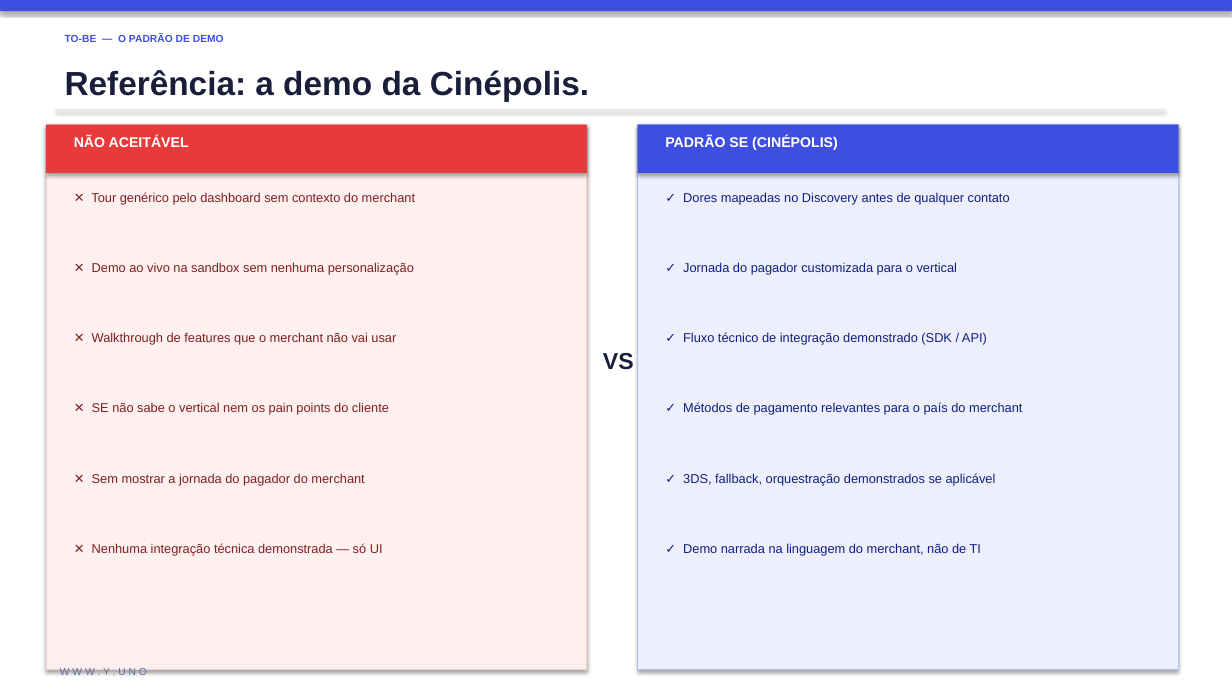
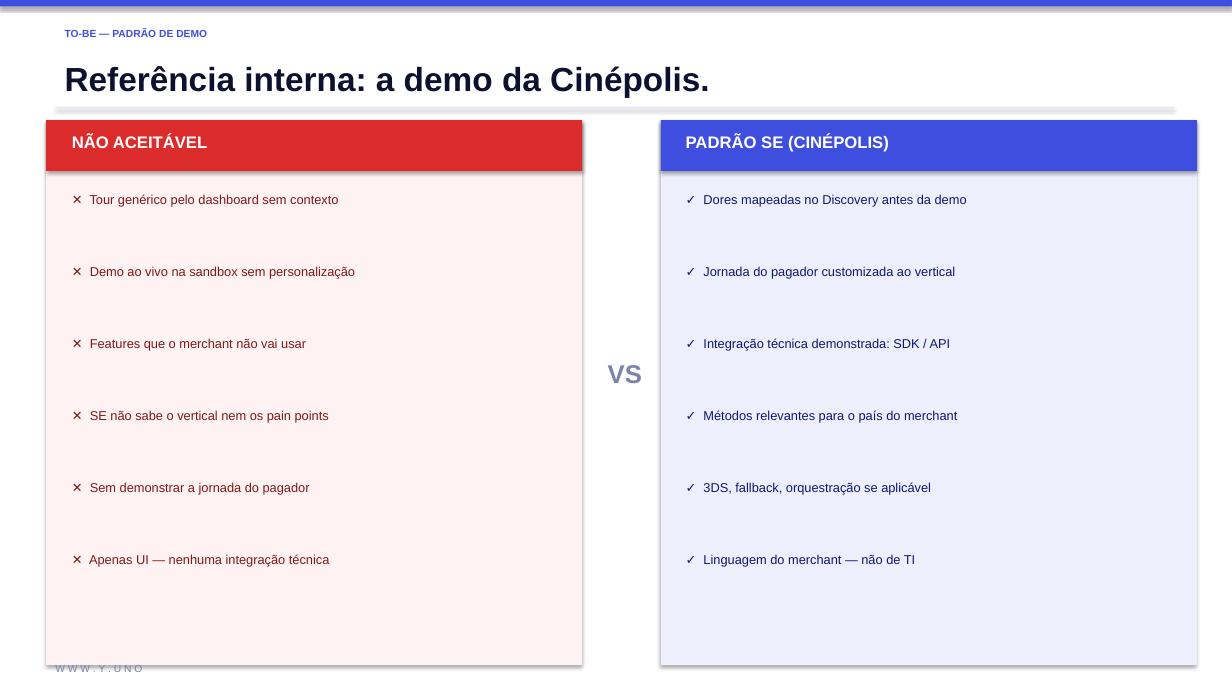
Before and after one commit to andyarapedrosa/yuno-sdk-demos, a slide deck: slide 9 of SE_Process_AsIs_ToBe.pptx. Drawn at 1232x693 pixels with LibreOffice and Linux fonts; fonts in the diff are those of the drawing. Boxes give left, top, right and bottom in pixels: in the first picture for what was removed or moved away, otherwise in the second. Text is boxed around its words. In the diff, an @@ line names an element or a change of style, - is before the commit and + after.

```diff
--- a/SE_Process_AsIs_ToBe.pptx
+++ b/SE_Process_AsIs_ToBe.pptx
@@ rectangle: place and size @@
-rectangle at box(0, 0, 1232, 11)
+rectangle at box(0, 0, 1232, 6)
@@ text at box(65, 30, 207, 37): text changed @@
-TO-BE — O PADRÃO DE DEMO
+TO-BE — PADRÃO DE DEMO
@@ text at box(65, 66, 709, 97): text changed; text colour #1A1E3A to #0D1130 @@
-Referência: a demo da Cinépolis.
+Referência interna: a demo da Cinépolis.
@@ rectangle: place and size @@
-rectangle at box(55, 109, 1165, 110)
+rectangle at box(55, 107, 1174, 108)
@@ rectangle at box(55, 107, 1174, 108): fill #E0E4F4 to #E4E8F8 @@
@@ rectangle: place and size @@
-rectangle at box(46, 125, 587, 670)
+rectangle at box(46, 120, 582, 665)
@@ rectangle at box(46, 120, 582, 665): fill #FFF0F0 to #FFF2F2; outline #F8D0D0 0.8 pt to none @@
@@ rectangle: place and size @@
-rectangle at box(46, 125, 587, 173)
+rectangle at box(46, 120, 582, 171)
@@ rectangle at box(46, 120, 582, 171): fill #E83A3A to #DC2B2B @@
@@ text "NÃO ACEITÁVEL" at box(72, 135, 207, 148): size 11 to 13 pt @@
@@ rectangle: place and size @@
-rectangle at box(638, 125, 1178, 173)
+rectangle at box(661, 120, 1197, 171)
@@ rectangle: place and size @@
-rectangle at box(638, 125, 1178, 670)
+rectangle at box(661, 120, 1197, 665)
@@ rectangle at box(661, 120, 1197, 665): outline #B0C0F8 0.8 pt to none @@
@@ text "PADRÃO SE (CINÉPOLIS)" at box(686, 135, 889, 152): size 11 to 13 pt @@
@@ text "PADRÃO SE (CINÉPOLIS)": place and size @@
-text "PADRÃO SE (CINÉPOLIS)" at box(665, 136, 838, 150)
+text "PADRÃO SE (CINÉPOLIS)" at box(686, 135, 889, 152)
@@ text at box(90, 194, 338, 206): text changed; text colour #802020 to #801818 @@
-✕ Tour genérico pelo dashboard sem contexto do merchant
+✕ Tour genérico pelo dashboard sem contexto
@@ text at box(703, 194, 967, 206): text changed; text colour #102080 to #101870 @@
-✓ Dores mapeadas no Discovery antes de qualquer contato
+✓ Dores mapeadas no Discovery antes da demo
@@ text at box(90, 266, 355, 278): text changed; text colour #802020 to #801818 @@
-✕ Demo ao vivo na sandbox sem nenhuma personalização
+✕ Demo ao vivo na sandbox sem personalização
@@ text at box(703, 266, 956, 278): text changed; text colour #102080 to #101870 @@
-✓ Jornada do pagador customizada para o vertical
+✓ Jornada do pagador customizada ao vertical
@@ text at box(90, 338, 306, 351): text changed; text colour #802020 to #801818 @@
-✕ Walkthrough de features que o merchant não vai usar
+✕ Features que o merchant não vai usar
@@ text "VS": place and size @@
-text "VS" at box(603, 353, 634, 370)
+text "VS" at box(608, 365, 642, 383)
@@ text "VS" at box(608, 365, 642, 383): size 18 to 20 pt, text colour #1A1E3A to #7A84AA @@
@@ text at box(703, 338, 951, 351): text changed; text colour #102080 to #101870 @@
-✓ Fluxo técnico de integração demonstrado (SDK / API)
+✓ Integração técnica demonstrada: SDK / API
@@ text at box(90, 410, 329, 423): text changed; text colour #802020 to #801818 @@
-✕ SE não sabe o vertical nem os pain points do cliente
+✕ SE não sabe o vertical nem os pain points
@@ text at box(703, 410, 957, 423): text changed; text colour #102080 to #101870 @@
-✓ Métodos de pagamento relevantes para o país do merchant
+✓ Métodos relevantes para o país do merchant
@@ text at box(90, 482, 310, 495): text changed; text colour #802020 to #801818 @@
-✕ Sem mostrar a jornada do pagador do merchant
+✕ Sem demonstrar a jornada do pagador
@@ text at box(703, 482, 931, 495): text changed; text colour #102080 to #101870 @@
-✓ 3DS, fallback, orquestração demonstrados se aplicável
+✓ 3DS, fallback, orquestração se aplicável
@@ text at box(89, 554, 330, 567): text changed; text colour #802020 to #801818 @@
-✕ Nenhuma integração técnica demonstrada — só UI
+✕ Apenas UI — nenhuma integração técnica
@@ text at box(703, 554, 915, 567): text changed; text colour #102080 to #101870 @@
-✓ Demo narrada na linguagem do merchant, não de TI
+✓ Linguagem do merchant — não de TI
@@ text "W W W . Y ..." at box(55, 664, 142, 674): text colour #6070A0 to #7A84AA @@
```
Also in this commit, not shown: 11 other slides changed.
